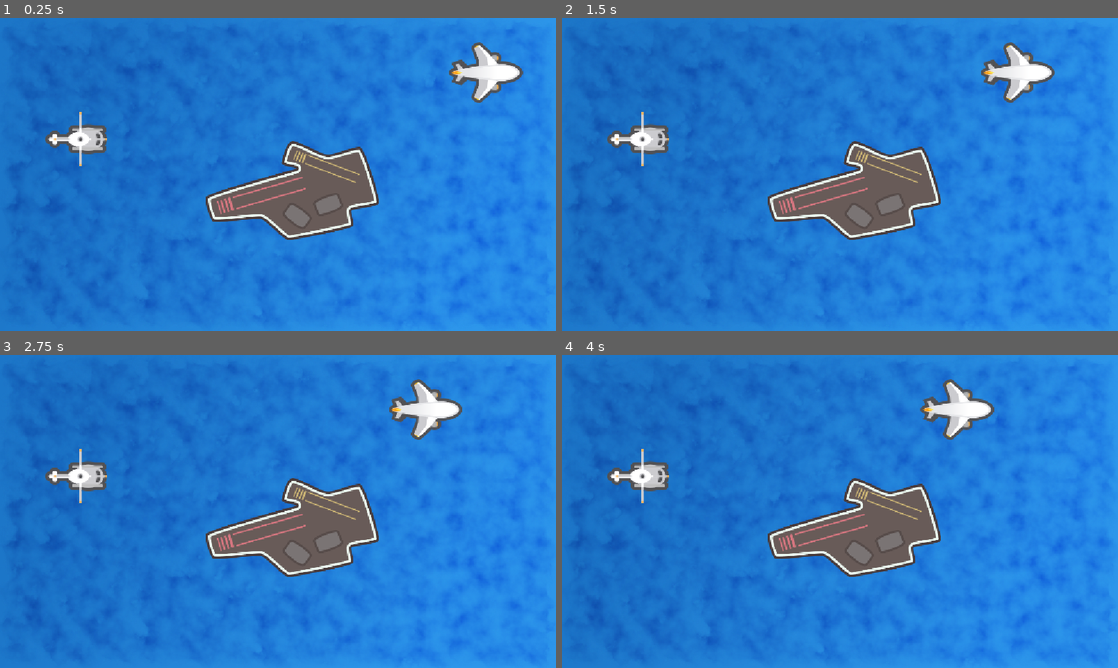
Above: before the commit, frames 1-4 (two rows, left to right).
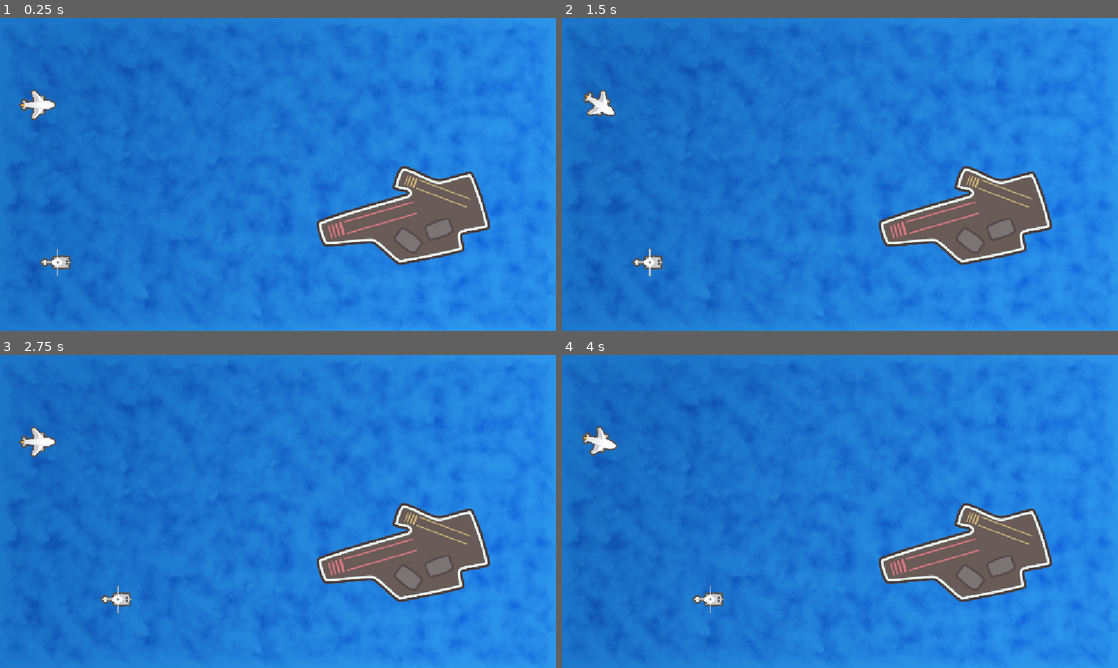
Above: after the commit, the same moments.

Repository: maleker86/RichAllbertFoundations
Game: Godot game, scene res://Scenes/Ocean/Ocean.tscn
Same seed, same stepped clock (60 frames per second), same inputs: the game is played once before the commit and once after it.
Inputs (mouse positions are in pixels of both pictures, inside the frame that each line leads up to):
- Up to frame 1 (0.25 s): no input
- Up to frame 2 (1.5 s): move the mouse to (962, 158) at 0.52 s; press the mouse at (962, 158) at 0.53 s; move the mouse to (728, 190) at 1.27 s; release the mouse at (728, 190) at 1.28 s; click (728, 190) at 1.35 s
- Up to frame 3 (2.75 s): move the mouse to (333, 442) at 2.02 s; press the mouse at (333, 442) at 2.03 s
- Up to frame 4 (4 s): move the mouse to (812, 574) at 2.77 s; release the mouse at (812, 574) at 2.78 s; click (812, 574) at 2.85 s; move the mouse to (1006, 558) at 3.52 s; press the mouse at (1006, 558) at 3.53 s

The runs differ from the first frame. In frame 1, 14% of the frame differs, in the area x 3-95%, y 7-83%; in frame 2, 14%; in frame 3, 14%, in the area x 3-89%, y 7-83%; in frame 4, 14%.

Commit message:
complete Look At section

Diff:
--- a/Scenes/Ocean/Ocean.gd
+++ b/Scenes/Ocean/Ocean.gd
@@ -1,6 +1,13 @@
-extends Node
+extends Node2D
 
 @onready var plane: Sprite2D = $Plane
+@onready var helicopter: Sprite2D = $Helicopter
+
+
+func _unhandled_input(event: InputEvent) -> void:
+	if event.is_action_pressed("SetTarget"):
+		plane.look_at(get_global_mouse_position())
+
 
 # Called when the node enters the scene tree for the first time.
 func _ready() -> void:
@@ -9,4 +16,5 @@
 
 # Called every frame. 'delta' is the elapsed time since the previous frame.
 func _process(delta: float) -> void:
-	plane.position.x -= 50.0 * delta
+	#plane.global_position.y += 50.0 * delta
+	helicopter.global_position.x += 50.0 * delta;
--- a/Scenes/Ocean/Ocean.tscn
+++ b/Scenes/Ocean/Ocean.tscn
@@ -6,7 +6,7 @@
 [ext_resource type="Texture2D" uid="uid://bon64lwlj0py7" path="res://Assets/Carrier.png" id="2_fyc3p"]
 [ext_resource type="Texture2D" uid="uid://bevs3yjw8bvfj" path="res://Assets/Helicopter.png" id="2_i4j2t"]
 
-[node name="Ocean" type="Node"]
+[node name="Ocean" type="Node2D"]
 script = ExtResource("1_fyc3p")
 
 [node name="Water" type="Sprite2D" parent="."]
@@ -14,13 +14,15 @@
 centered = false
 
 [node name="Carrier" type="Sprite2D" parent="."]
-position = Vector2(606, 358)
+position = Vector2(836, 409)
 texture = ExtResource("2_fyc3p")
 
-[node name="Helicopter" type="Sprite2D" parent="Carrier"]
-position = Vector2(-448, -107)
+[node name="Plane" type="Sprite2D" parent="."]
+position = Vector2(77.99999, 179.99998)
+scale = Vector2(0.5, 0.5)
+texture = ExtResource("1_npita")
+
+[node name="Helicopter" type="Sprite2D" parent="."]
+position = Vector2(103, 506)
+scale = Vector2(0.5, 0.5)
 texture = ExtResource("2_i4j2t")
-
-[node name="Plane" type="Sprite2D" parent="."]
-position = Vector2(1019, 113)
-texture = ExtResource("1_npita")
--- a/project.godot
+++ b/project.godot
@@ -25,6 +25,14 @@
 naming/scene_name_casing=1
 naming/script_name_casing=1
 
+[input]
+
+SetTarget={
+"deadzone": 0.2,
+"events": [Object(InputEventMouseButton,"resource_local_to_scene":false,"resource_name":"","device":-1,"window_id":0,"alt_pressed":false,"shift_pressed":false,"ctrl_pressed":false,"meta_pressed":false,"button_mask":1,"position":Vector2(170, 16),"global_position":Vector2(182, 76),"factor":1.0,"button_index":1,"canceled":false,"pressed":true,"double_click":false,"script":null)
+]
+}
+
 [rendering]
 
 renderer/rendering_method="mobile"
